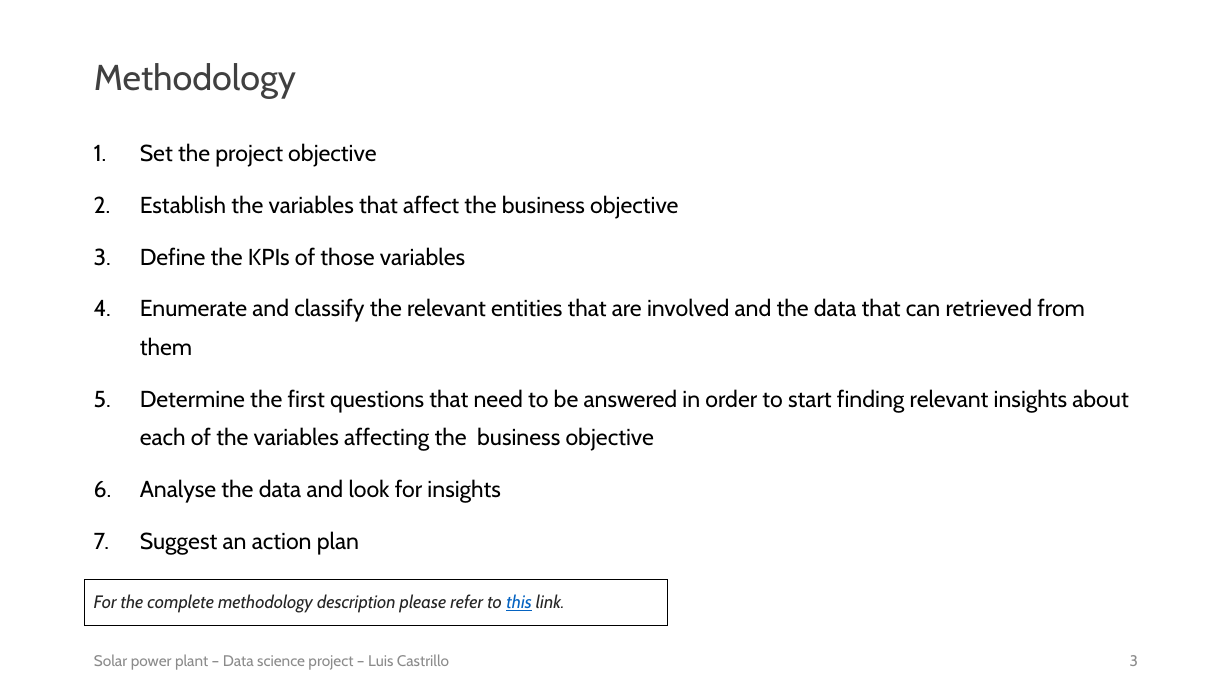
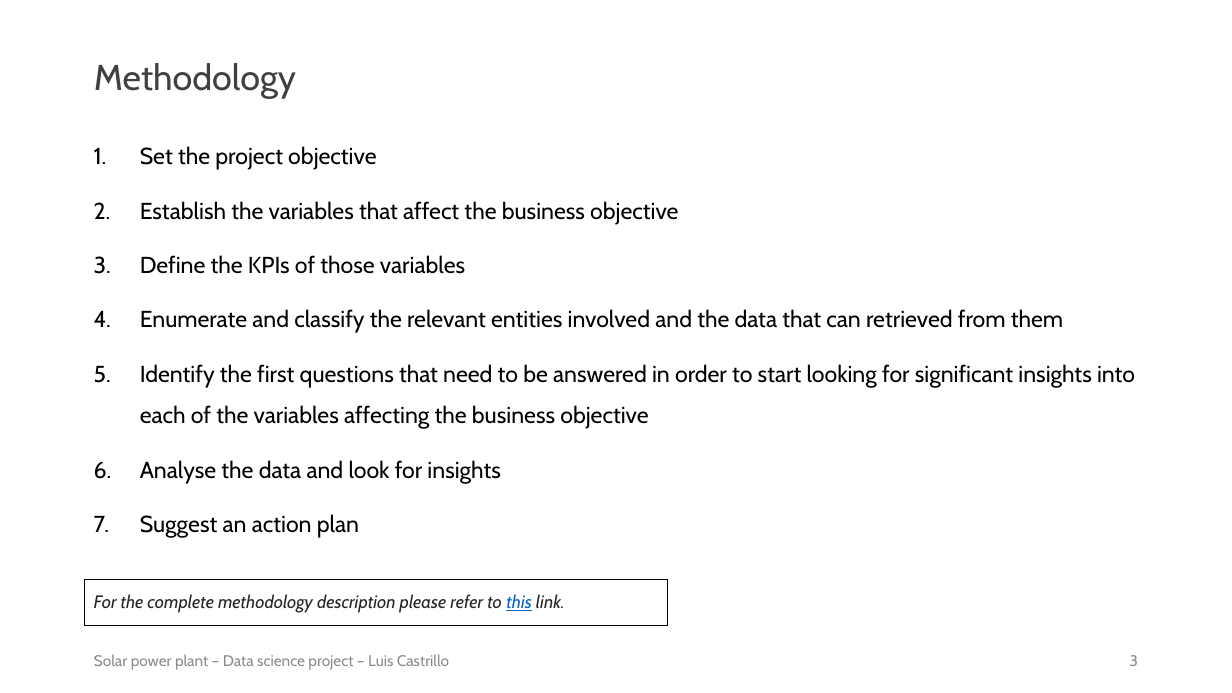
Before and after one commit to luis-cj/data-science-solar-power-plant, a slide deck: slide 3 of solar_power_plant_conclusions.pptx. Drawn at 1232x693 pixels with LibreOffice and Linux fonts; fonts in the diff are those of the drawing. Boxes give left, top, right and bottom in pixels: in the first picture for what was removed or moved away, otherwise in the second. Text is boxed around its words. In the diff, an @@ line names an element or a change of style, - is before the commit and + after.

```diff
--- a/solar_power_plant_conclusions.pptx
+++ b/solar_power_plant_conclusions.pptx
@@ text at (140,146,678,538): line spacing 1.4 to 1.5 @@
@@ text at (140,309,1135,429): text changed @@
-4. Enumerate and classify the relevant entities that are involved and the data that can retrieved from them
-5. Determine the first questions that need to be answered in order to start finding relevant insights about each of the variables affecting the business objective
+4. Enumerate and classify the relevant entities involved and the data that can retrieved from them
+5. Identify the first questions that need to be answered in order to start looking for significant insights into each of the variables affecting the business objective
```
Also in this commit, not shown: 5 other slides changed, 4 other files.
